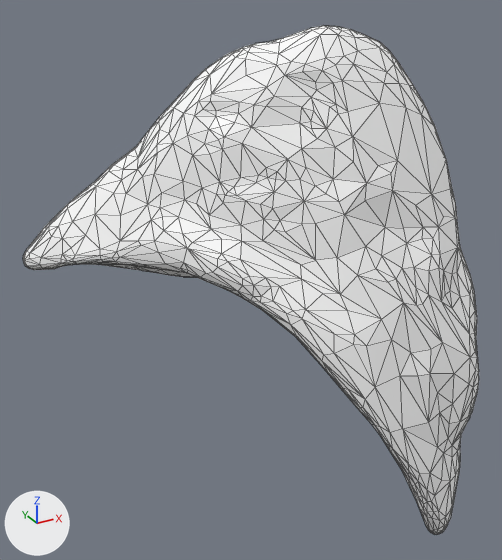
The glTF model public/assets/hra-v1/female/adrenal-gland-r.lod0.glb: old version first, new version second.
Rendered twice from a 50 mm lens placed at (-0.0255, -0.0462, 0.0246), pointed at (0.0002, 0.0005, 0.0013). Every picture has the same lights, and +X, +Y and +Z are marked at lower left. The picture after the commit comes second. Mesh edges are drawn as thin lines.

Objects in the first picture: 'adrenal-gland-r'.
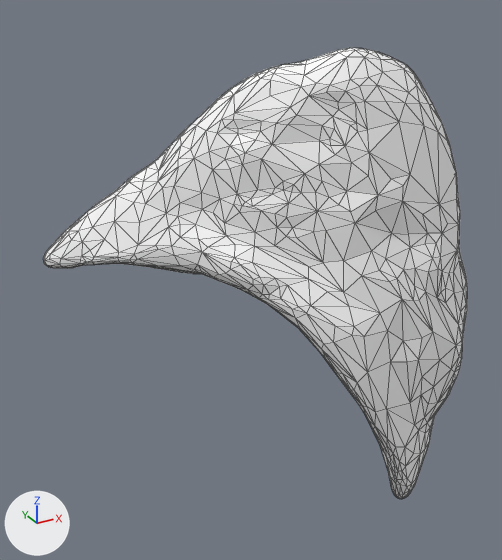
Edits to the bpy script that builds the scene:
```text
Change me_adrenal_gland_r:
    used by ob_adrenal_gland_r; location = (0.0, 0.0, 0.0); scale = (0.0212, 0.0212, 0.0212)
    remove me_adrenal_gland_r.from_pydata(...)  # 1149 vertices, 2294 faces; spans x -0.75..0.75, y -0.64..0.64, z -1.0..1.0
    add me_adrenal_gland_r.from_pydata(...)  # 1149 vertices, 2294 faces; spans x -0.74..0.74, y -0.56..0.56, z -1.0..1.0
    me_adrenal_gland_r part 1: 1149 of 1149 vertices moved; they spanned x -0.75..0.75, y -0.64..0.64, z -1.0..1.0 and now span x -0.74..0.74, y -0.56..0.56, z -1.0..1.0; mean shift (-0.01, -0.07, 0.03)
Change ob_adrenal_gland_r:
    ob_adrenal_gland_r.scale: (0.0212, 0.0212, 0.0212) -> (0.0201, 0.0201, 0.0201)
```

What differs and where, as boxes [x1, y1, x2, y2] in the pictures (502 x 560 px):
'adrenal-gland-r', reshaped, rescaled (7% narrower, 11% shorter): before [23, 26, 479, 535]; after [43, 48, 468, 499]
